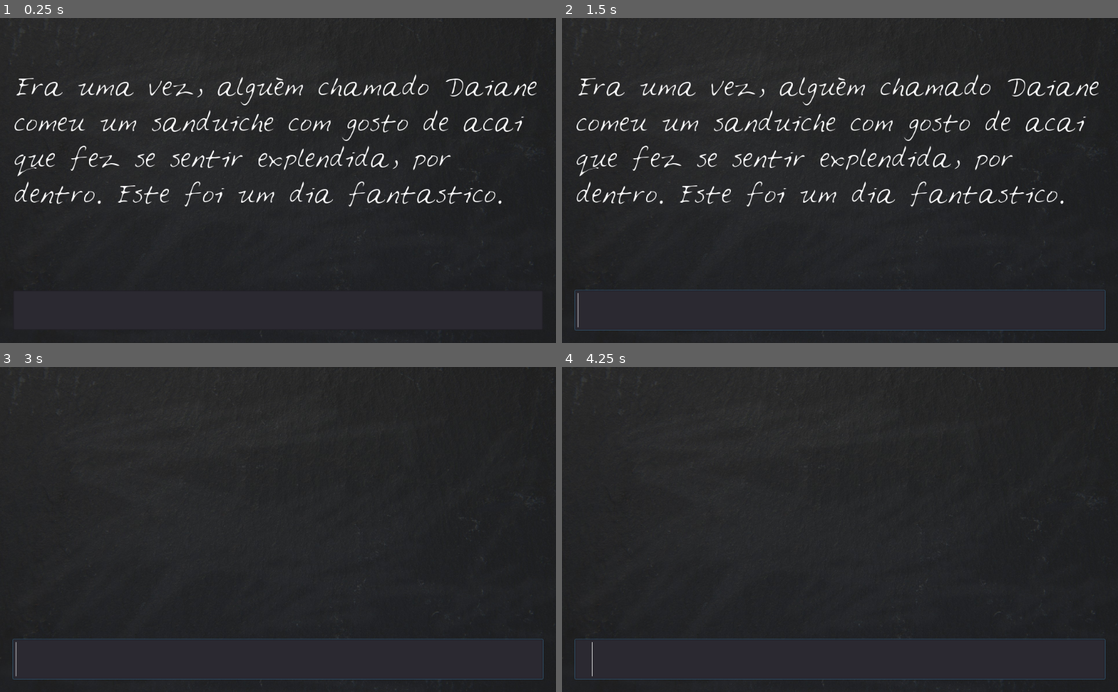
Above: before the commit, frames 1-4 (two rows, left to right).
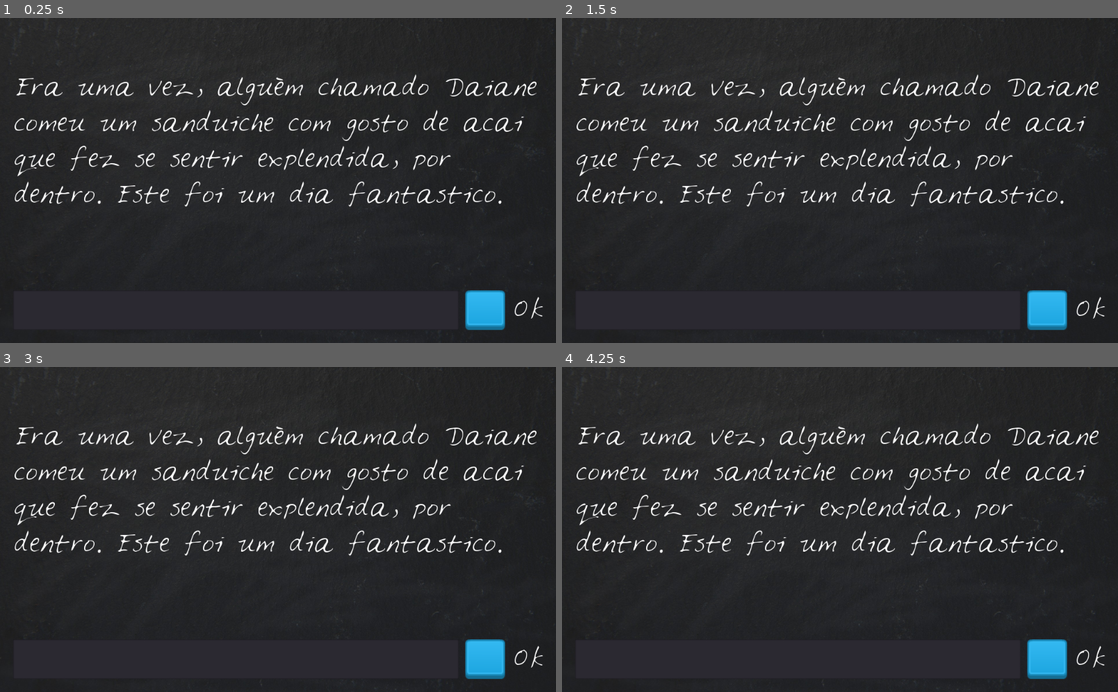
Above: after the commit, the same moments.

Repository: alexandrepeluchi/godot-udemy
Game: Godot game, scene res://LoonyLips.tscn
The game is run twice, just before and just after one commit, with the same random seed, the same clock (stepped at 60 frames per second) and the same inputs.
Inputs (mouse positions are in pixels of both pictures, inside the frame that each line leads up to):
- Up to frame 1 (0.25 s): no input
- Up to frame 2 (1.5 s): click (1045, 310) at 0.52 s; click (1045, 310) at 1.27 s
- Up to frame 3 (3 s): click (483, 659) at 2.02 s; tap Enter at 2.75 s
- Up to frame 4 (4.25 s): tap Space at 3.5 s

The runs differ from the first frame. In frame 1, 0.9% of the frame differs, in the area x 83-98%, y 83-96%; in frame 2, 1.6%; in frame 3, 5.7%, in the area x 2-98%, y 17-97%; in frame 4, 5.7%.

Commit message:
Adicionado Botão na Scene para enviar o que é digitado para a Label

Diff:
--- a/Loony_Lips/LoonyLips.tscn
+++ b/Loony_Lips/LoonyLips.tscn
@@ -1,9 +1,11 @@
-[gd_scene load_steps=6 format=2]
+[gd_scene load_steps=8 format=2]
 
 [ext_resource path="res://LoonyLips.gd" type="Script" id=1]
 [ext_resource path="res://gfx/blackboard.jpg" type="Texture" id=2]
 [ext_resource path="res://gfx/Feltpen.ttf" type="DynamicFontData" id=3]
 [ext_resource path="res://new_dynamicfont.tres" type="DynamicFont" id=4]
+[ext_resource path="res://gfx/blue_button11.png" type="Texture" id=5]
+[ext_resource path="res://gfx/blue_button12.png" type="Texture" id=6]
 
 [sub_resource type="DynamicFont" id=1]
 size = 40
@@ -39,9 +41,9 @@
 }
 
 [node name="DisplayText" type="Label" parent="VBoxContainer"]
-margin_top = 74.0
+margin_top = 75.0
 margin_right = 976.0
-margin_bottom = 474.0
+margin_bottom = 475.0
 rect_min_size = Vector2( 0, 400 )
 custom_fonts/font = SubResource( 1 )
 text = "Placeholder Text"
@@ -50,12 +52,38 @@
 "_edit_use_anchors_": false
 }
 
-[node name="PlayerText" type="LineEdit" parent="VBoxContainer"]
+[node name="HBoxContainer" type="HBoxContainer" parent="VBoxContainer"]
 margin_top = 479.0
 margin_right = 976.0
 margin_bottom = 552.0
+custom_constants/separation = 12
+
+[node name="PlayerText" type="LineEdit" parent="VBoxContainer/HBoxContainer"]
+margin_right = 821.0
+margin_bottom = 73.0
+size_flags_horizontal = 3
 custom_fonts/font = ExtResource( 4 )
 __meta__ = {
 "_edit_use_anchors_": false
 }
-[connection signal="text_entered" from="VBoxContainer/PlayerText" to="." method="_on_PlayerText_text_entered"]
+
+[node name="TextureButton" type="TextureButton" parent="VBoxContainer/HBoxContainer"]
+margin_left = 833.0
+margin_right = 906.0
+margin_bottom = 73.0
+rect_min_size = Vector2( 73, 73 )
+texture_normal = ExtResource( 5 )
+texture_pressed = ExtResource( 6 )
+expand = true
+__meta__ = {
+"_edit_use_anchors_": false
+}
+
+[node name="Label" type="Label" parent="VBoxContainer/HBoxContainer"]
+margin_left = 918.0
+margin_top = 5.0
+margin_right = 976.0
+margin_bottom = 68.0
+custom_fonts/font = ExtResource( 4 )
+text = "Ok"
+[connection signal="text_entered" from="VBoxContainer/HBoxContainer/PlayerText" to="." method="_on_PlayerText_text_entered"]
